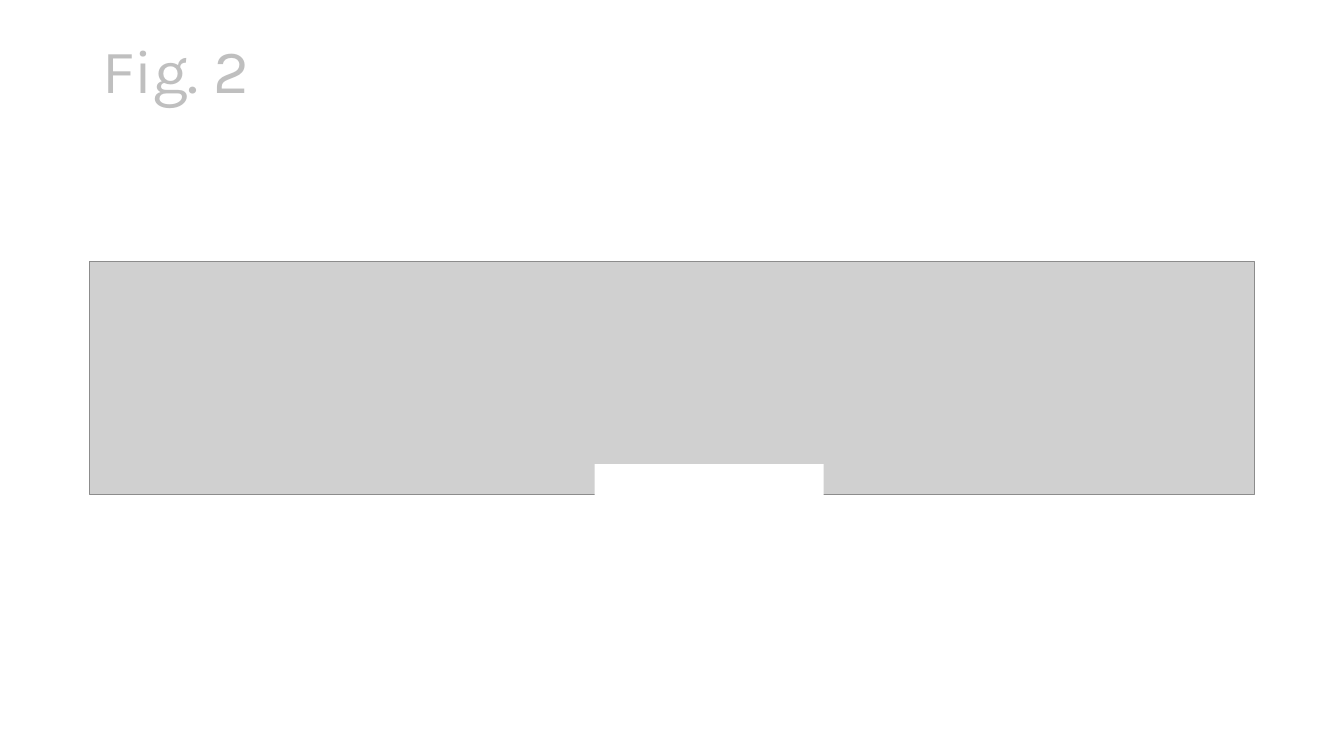
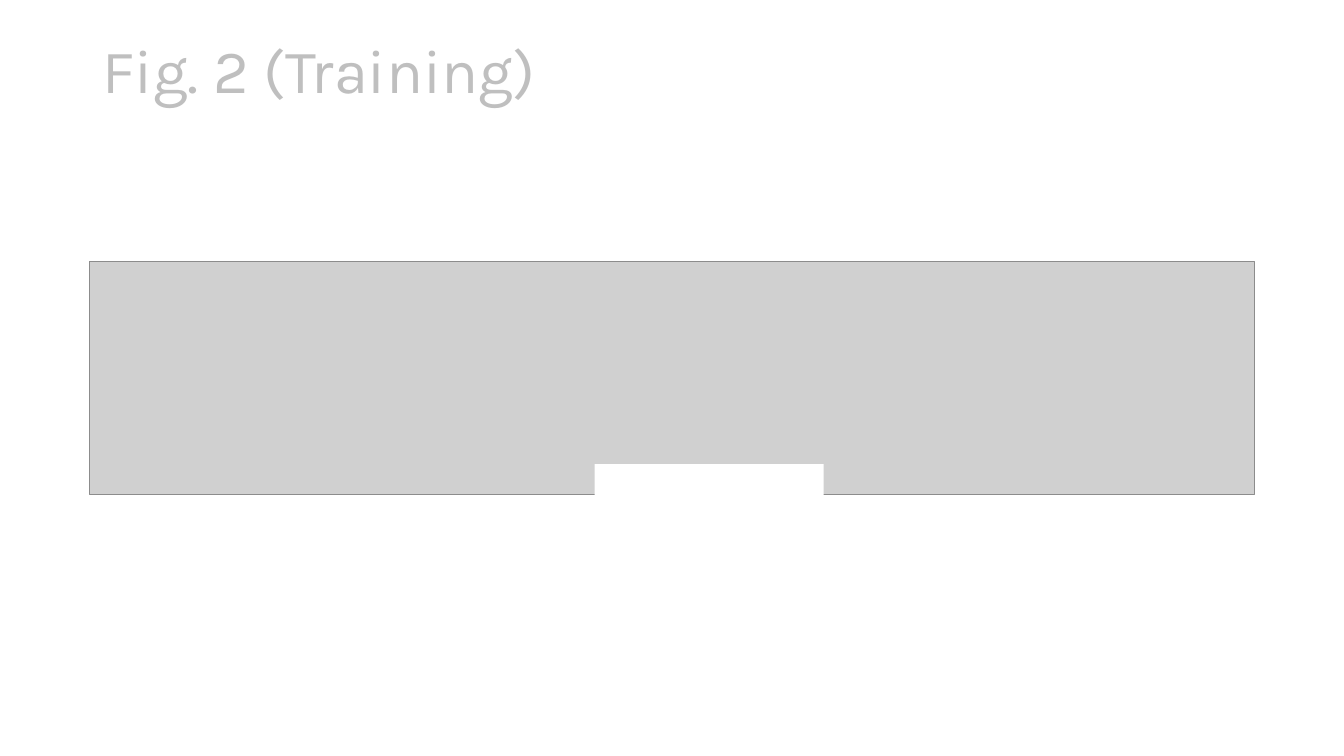
Before and after one commit to nghess/psy-507, a slide deck: slide 11 of presentation/st_yves_2023.pptx (slide 5 before the commit). Drawn at 1344x756 pixels with LibreOffice and Linux fonts; fonts in the diff are those of the drawing; grey boxes stand for pictures. Boxes give left, top, right and bottom in pixels: in the first picture for what was removed or moved away, otherwise in the second. Text is boxed around its words. In the diff, an @@ line names an element or a change of style, - is before the commit and + after.

```diff
--- a/presentation/st_yves_2023.pptx
+++ b/presentation/st_yves_2023.pptx
@@ title at (102,49,536,108): text changed @@
-Fig. 2
+Fig. 2 (Training)
```
Also in this commit, not shown: 3 other slides changed, 9 slides added, 7 other files.
